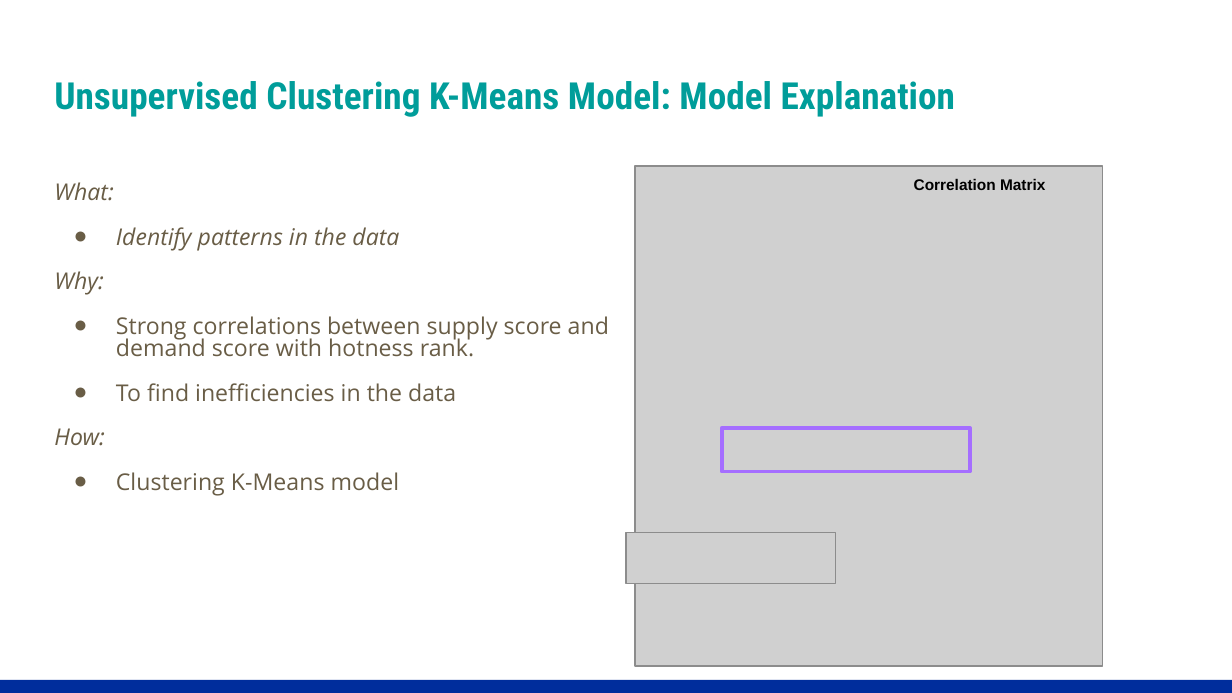
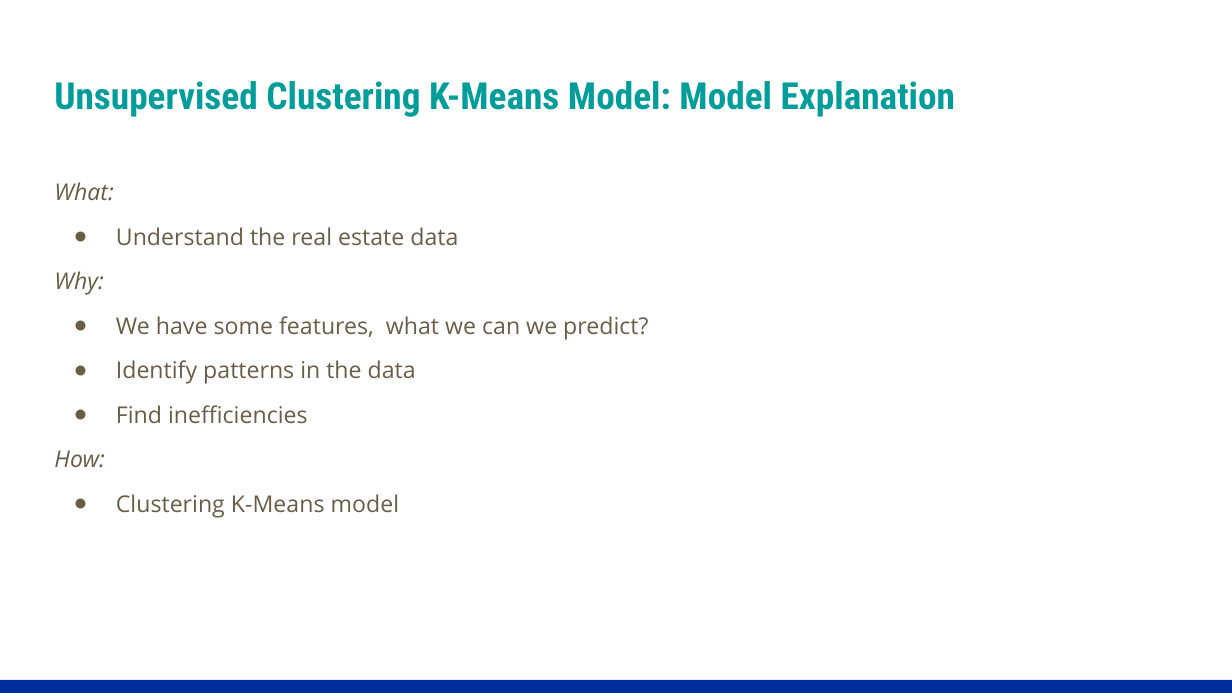
Before and after one commit to sjpozzuoli/Daves_Eagles, a slide deck: slide 9 of Presentation/Group 4 - Final Presentations.pptx (slide 8 before the commit). Drawn at 1232x693 pixels with LibreOffice and Linux fonts; fonts in the diff are those of the drawing; grey boxes stand for pictures. Boxes give left, top, right and bottom in pixels: in the first picture for what was removed or moved away, otherwise in the second. Text is boxed around its words. In the diff, an @@ line names an element or a change of style, - is before the commit and + after.

```diff
--- a/Presentation/Group 4 - Final Presentations.pptx
+++ b/Presentation/Group 4 - Final Presentations.pptx
@@ picture removed at (634,166,1103,667) @@
@@ text removed at (914,179,1045,190) @@
-Correlation Matrix
@@ text at (54,227,648,340): paragraphs added @@
+● Understand the real estate data
+Why:
+● We have some features, what we can we predict?
@@ text at (116,360,416,384): italic off in "Identify patterns in the data" @@
@@ text at (116,405,308,423): text changed @@
-Why:
-● Strong correlations between supply score and
-demand score with hotness rank.
-● To find inefficiencies in the data
+● Find inefficiencies
@@ rectangle removed at (722,428,970,471) @@
@@ picture removed at (626,532,835,584) @@
```
Also in this commit, not shown: 2 other slides changed, 1 slide added, 1 slide removed.
